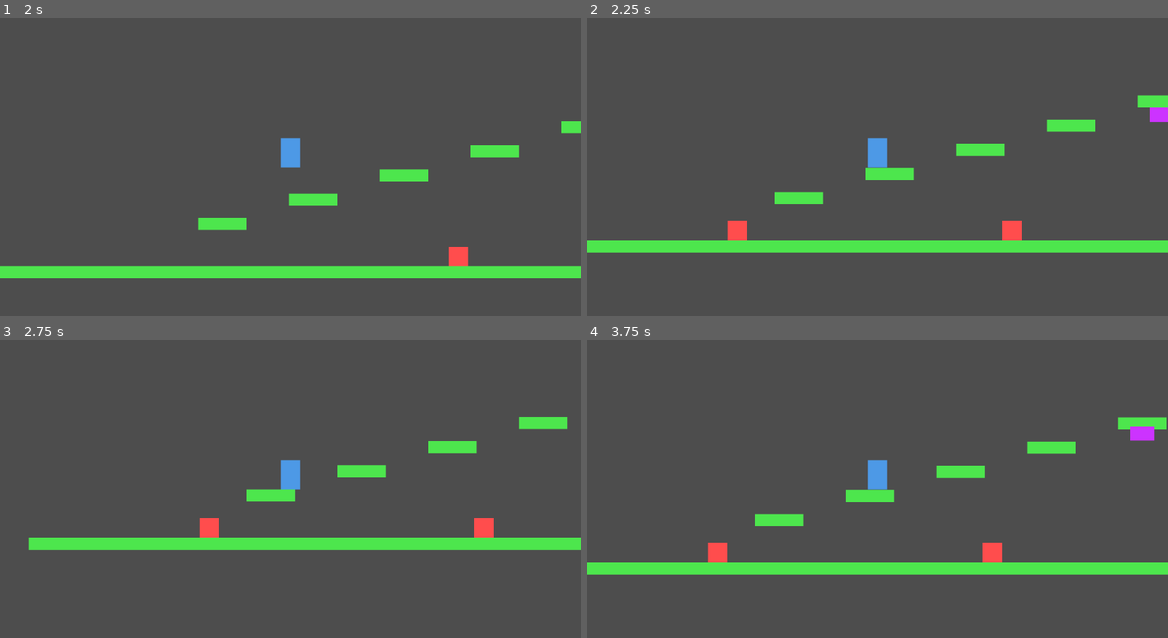
Above: before the commit, frames 1-4 (two rows, left to right).
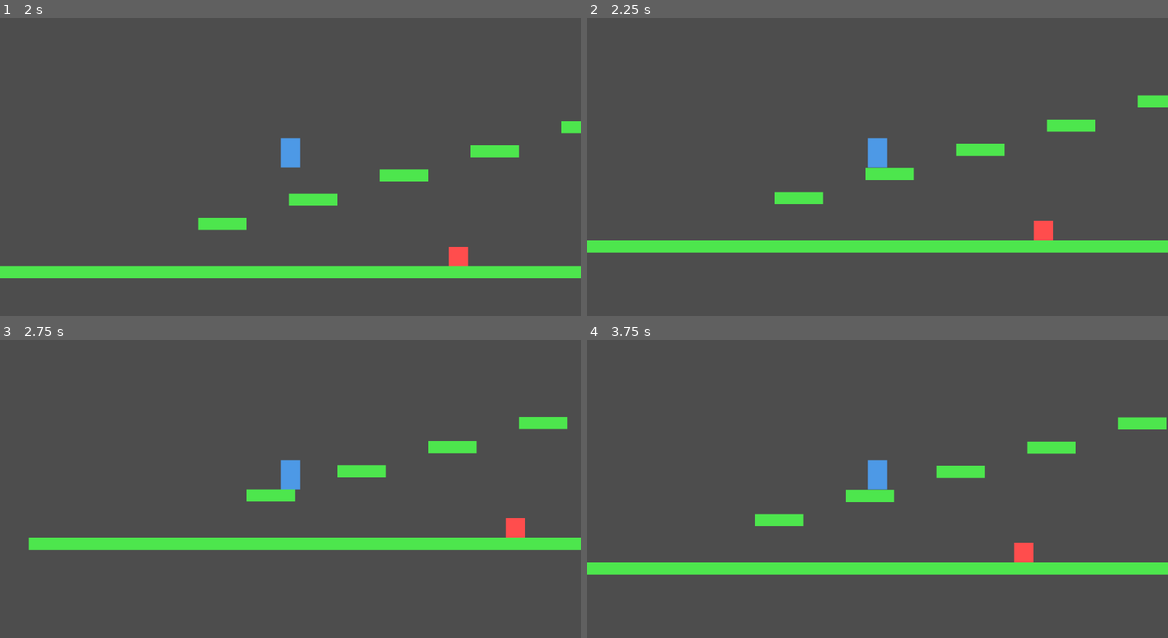
Above: after the commit, the same moments.

Repository: saidaquicaramba/Sonic-Game
Game: Godot game, scene res://scenes/levels/Level1.tscn
The game is run twice, just before and just after one commit, with the same random seed, the same clock (stepped at 60 frames per second) and the same inputs.
Inputs:
- Up to frame 1 (2 s): hold D (move_right) from 0.53 s (still down); tap Space (jump) at 0.77, 1.52 s
- Up to frame 2 (2.25 s): release D (move_right) at 2.03 s; hold A (move_left) from 2.03 s (still down)
- Up to frame 3 (2.75 s): keep holding A (move_left)
- Up to frame 4 (3.75 s): release A (move_left) at 2.78 s; hold D (move_right) from 2.78 s (still down); tap Space (jump) at 3.02 s

Frame 1 is identical in both runs. In frame 2, 0.8% of the frame differs, in the area x 24-100%, y 30-75%; in frame 3, 0.7%; in frame 4, 0.9%, in the area x 20-98%, y 29-75%.

Commit message:
🔧 Correção: Patrulhadores sem vibração + Voadores com movimento horizontal + Piranhas vindo de baixo

Diff:
--- a/sonic-godot-game-fixed/scripts/enemies/Enemy.gd
+++ b/sonic-godot-game-fixed/scripts/enemies/Enemy.gd
@@ -23,8 +23,6 @@
 	# Verificar limites de patrulha - inverte suavemente
 	if abs(global_position.x - start_position.x) > patrol_distance:
 		direction *= -1
-		# Corrigir para não ultrapassar limite
-		global_position.x = start_position.x + (patrol_distance * direction)
 
 	move_and_slide()
 
--- a/sonic-godot-game-fixed/scripts/enemies/FlyingEnemy.gd
+++ b/sonic-godot-game-fixed/scripts/enemies/FlyingEnemy.gd
@@ -17,6 +17,8 @@
 
 func _physics_process(delta):
 	# SEM gravidade - voa!
+	# Reseta velocity.y para calcular novo
+	velocity.y = 0
 
 	# Movimento horizontal
 	velocity.x = speed * direction
@@ -25,24 +27,18 @@
 	float_timer += delta * float_speed
 	velocity.y = sin(float_timer) * float_amplitude
 
-	# Atualizar posição
-	global_position += velocity * delta
+	# Aplicar movimento
+	move_and_slide()
 
 	# Verificar limites de patrulha
 	if abs(global_position.x - start_position.x) > patrol_distance:
 		direction *= -1
-		global_position.x = start_position.x + (patrol_distance * direction)
 
-	# Detectar colisão com player (sem move_and_slide, usa raycast)
-	var space_state = get_world_2d().direct_space_state
-	var query = PhysicsShapeQueryParameters2D.new()
-	query.shape = $CollisionShape2D.shape
-	query.transform = global_transform
-	query.collision_mask = 1  # Apenas player
+	# Detectar colisão com player
+	for i in get_slide_collision_count():
+		var collision = get_slide_collision(i)
+		var collider = collision.get_collider()
 
-	var result = space_state.intersect_shape(query)
-	for collision_obj in result:
-		var collider = collision_obj.collider
 		if collider and collider.is_in_group("player"):
 			if not collider.is_invulnerable:
 				collider.take_damage()
--- a/sonic-godot-game-fixed/scripts/enemies/PiranhaEnemy.gd
+++ b/sonic-godot-game-fixed/scripts/enemies/PiranhaEnemy.gd
@@ -1,27 +1,36 @@
 extends CharacterBody2D
 
+@export var speed = 0.0  # Sem movimento horizontal
 @export var jump_force = -320.0
 @export var jump_interval = 1.5
-@export var despawn_distance = -100.0
+@export var spawn_y_bottom = 750.0  # Vem de baixo
+@export var despawn_y = -100.0
 
 var gravity = ProjectSettings.get_setting("physics/2d/default_gravity")
 var jump_timer = 0.0
-var spawn_x = 0.0
+var start_x = 0.0
+var is_moving_up = false
 
 func _ready():
 	set_collision_layer_value(4, true)  # Piranha layer
 	set_collision_mask_value(2, true)   # Plataformas
 	set_collision_mask_value(1, true)   # Player
 
-	spawn_x = global_position.x
+	start_x = global_position.x
 	jump_timer = randf_range(0.3, jump_interval)
 
 func _physics_process(delta):
-	# Aplicar gravidade
+	# Verificar se está subindo (velocidade negativa = subindo)
+	if velocity.y < 0:
+		is_moving_up = true
+	elif velocity.y > 0:
+		is_moving_up = false
+
+	# Aplicar gravidade normalmente
 	if not is_on_floor():
 		velocity.y += gravity * delta
 
-	# SEM movimento horizontal - apenas vertical!
+	# SEM movimento horizontal
 	velocity.x = 0
 
 	# Sistema de pulo automático
@@ -32,8 +41,8 @@
 
 	move_and_slide()
 
-	# Despawnar se saiu da tela
-	if global_position.x < despawn_distance:
+	# Despawnar se subiu demais (saiu pela tela de cima)
+	if global_position.y < despawn_y:
 		queue_free()
 
 	# Detectar colisão com player
